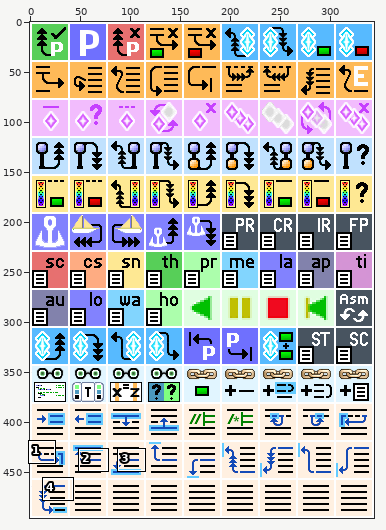
A sprite sheet gets an edit: vvm/core/vdebug/graphics/vdebug_icons.png. Above, an overview of the earlier version with the close-up marked.
Close-up. The starting point:
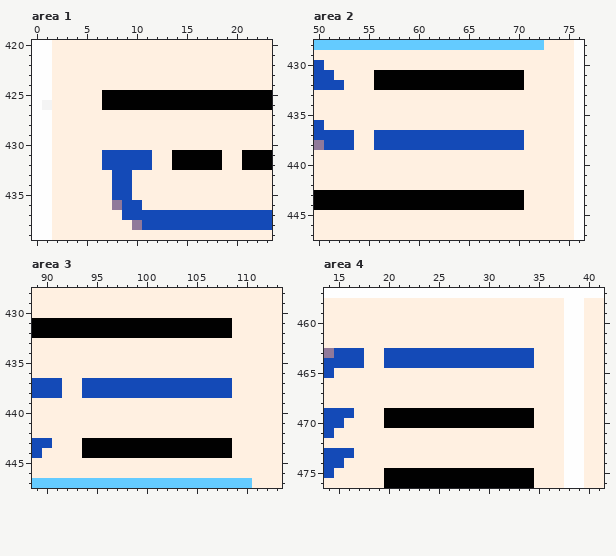
The file is 344x496 pixels. Colours within 5 levels of each other are drawn and written as one. Shown: area 1: x 0..23, y 420..439; area 2: x 50..76, y 428..447; area 3: x 89..113, y 428..447; area 4: x 14..41, y 457..476. The commit also changed other parts of the picture, which this record leaves out.
The result:
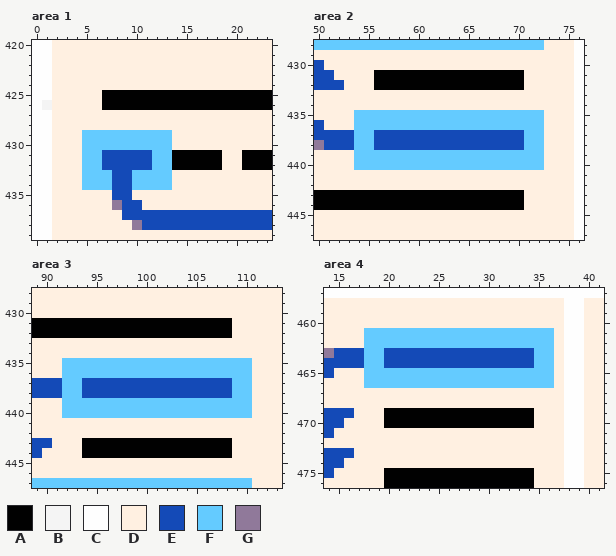
Palette (. is transparent): A #000000fd  B #f4f4f4  C #fffffffd  D #fff0e1  E #144ab7  F #64cbff  G #90799a
Edits made:
--- area 1
@@ x 3..15 @@
 428 DDDDDDDDDDDDD
-429 DDDDDDDDDDDDD
-430 DDDDDDDDDDDDD
-431 DDDDEEEEEDDAA
-432 DDDDEEEEEDDAA
-433 DDDDDEEDDDDDD
-434 DDDDDEEDDDDDD
+429 DDFFFFFFFFFDD
+430 DDFFFFFFFFFDD
+431 DDFFEEEEEFFAA
+432 DDFFEEEEEFFAA
+433 DDFFFEEFFFFDD
+434 DDFFFEEFFFFDD
 435 DDDDDEEDDDDDD
--- area 2
@@ x 50..76 @@
 434 DDDDDDDDDDDDDDDDDDDDDDDDDDC
-435 DDDDDDDDDDDDDDDDDDDDDDDDDDC
-436 EDDDDDDDDDDDDDDDDDDDDDDDDDC
-437 EEEEDDEEEEEEEEEEEEEEEDDDDDC
-438 GEEEDDEEEEEEEEEEEEEEEDDDDDC
-439 DDDDDDDDDDDDDDDDDDDDDDDDDDC
-440 DDDDDDDDDDDDDDDDDDDDDDDDDDC
+435 DDDDFFFFFFFFFFFFFFFFFFFDDDC
+436 EDDDFFFFFFFFFFFFFFFFFFFDDDC
+437 EEEEFFEEEEEEEEEEEEEEEFFDDDC
+438 GEEEFFEEEEEEEEEEEEEEEFFDDDC
+439 DDDDFFFFFFFFFFFFFFFFFFFDDDC
+440 DDDDFFFFFFFFFFFFFFFFFFFDDDC
 441 DDDDDDDDDDDDDDDDDDDDDDDDDDC
--- area 3
@@ x 89..113 @@
 434 DDDDDDDDDDDDDDDDDDDDDDDDD
-435 DDDDDDDDDDDDDDDDDDDDDDDDD
-436 DDDDDDDDDDDDDDDDDDDDDDDDD
-437 EEEDDEEEEEEEEEEEEEEEDDDDD
-438 EEEDDEEEEEEEEEEEEEEEDDDDD
-439 DDDDDDDDDDDDDDDDDDDDDDDDD
-440 DDDDDDDDDDDDDDDDDDDDDDDDD
+435 DDDFFFFFFFFFFFFFFFFFFFDDD
+436 DDDFFFFFFFFFFFFFFFFFFFDDD
+437 EEEFFEEEEEEEEEEEEEEEFFDDD
+438 EEEFFEEEEEEEEEEEEEEEFFDDD
+439 DDDFFFFFFFFFFFFFFFFFFFDDD
+440 DDDFFFFFFFFFFFFFFFFFFFDDD
 441 DDDDDDDDDDDDDDDDDDDDDDDDD
--- area 4
@@ x 14..41 @@
 460 DDDDDDDDDDDDDDDDDDDDDDDDCCDD
-461 DDDDDDDDDDDDDDDDDDDDDDDDCCDD
-462 DDDDDDDDDDDDDDDDDDDDDDDDCCDD
-463 GEEEDDEEEEEEEEEEEEEEEDDDCCDD
-464 EEEEDDEEEEEEEEEEEEEEEDDDCCDD
-465 EDDDDDDDDDDDDDDDDDDDDDDDCCDD
-466 DDDDDDDDDDDDDDDDDDDDDDDDCCDD
+461 DDDDFFFFFFFFFFFFFFFFFFFDCCDD
+462 DDDDFFFFFFFFFFFFFFFFFFFDCCDD
+463 GEEEFFEEEEEEEEEEEEEEEFFDCCDD
+464 EEEEFFEEEEEEEEEEEEEEEFFDCCDD
+465 EDDDFFFFFFFFFFFFFFFFFFFDCCDD
+466 DDDDFFFFFFFFFFFFFFFFFFFDCCDD
 467 DDDDDDDDDDDDDDDDDDDDDDDDCCDD
